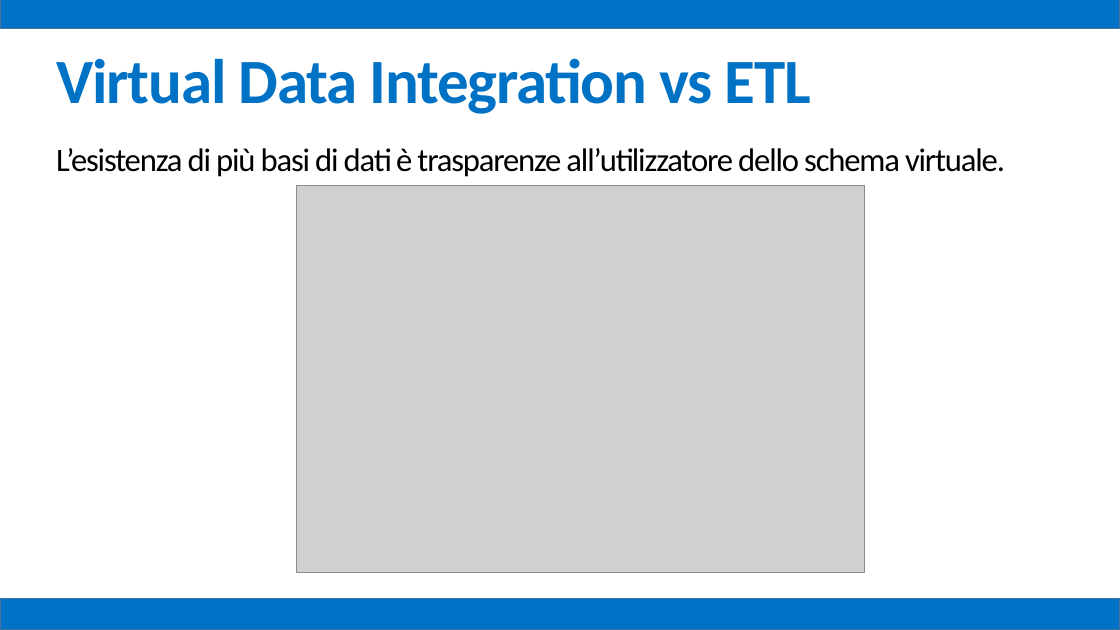
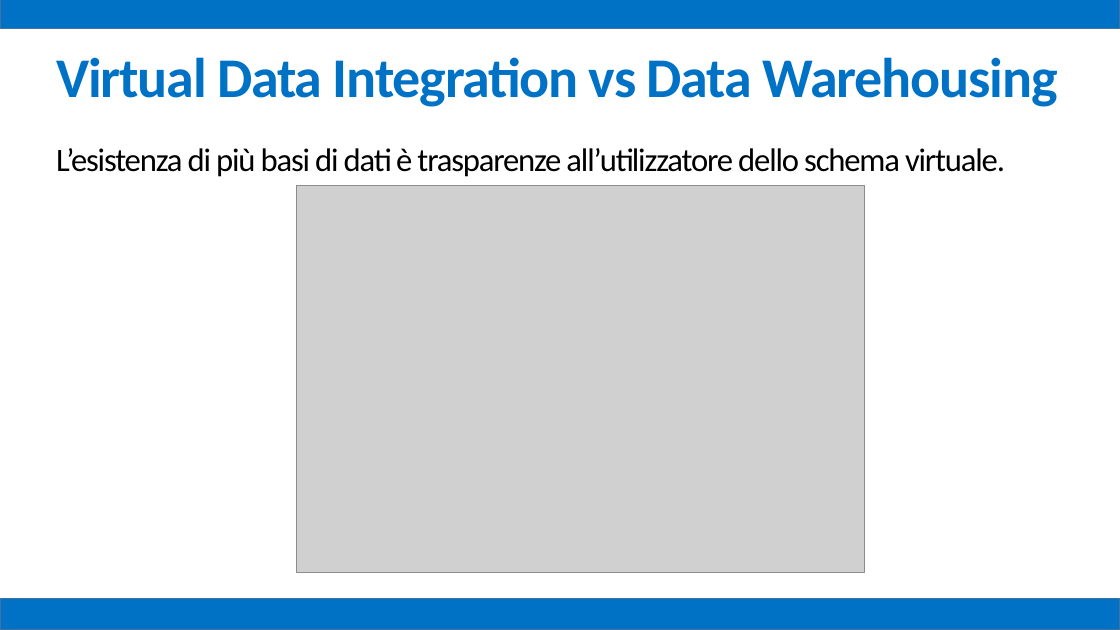
Before and after one commit to mz1991/ProgettoFebbraio2015, a slide deck: slide 66 of Febbraio 2015.pptx (slide 63 before the commit). Drawn at 1120x630 pixels with LibreOffice and Linux fonts; fonts in the diff are those of the drawing; grey boxes stand for pictures. Boxes give left, top, right and bottom in pixels: in the first picture for what was removed or moved away, otherwise in the second. Text is boxed around its words. In the diff, an @@ line names an element or a change of style, - is before the commit and + after.

```diff
--- a/Febbraio 2015.pptx
+++ b/Febbraio 2015.pptx
@@ text at (x1=56, y1=57, x2=1058, y2=107): text changed; size 54 to 48 pt @@
-Virtual Data Integration vs ETL
+Virtual Data Integration vs Data Warehousing
```
Also in this commit, not shown: 7 other slides changed, 4 slides added.
